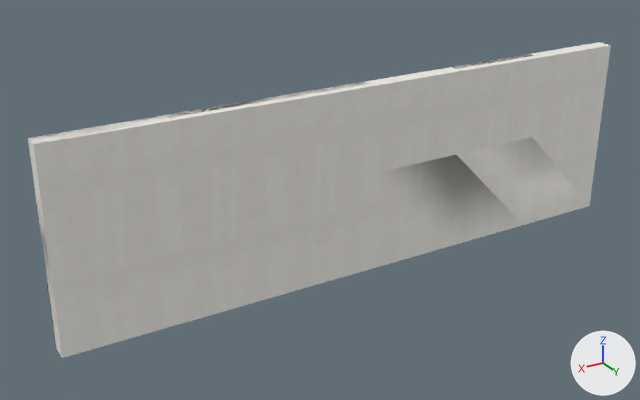
Two versions of the FBX model content/models/mgtu/wall.fbx, one commit apart.
The view is the same before and after, from a 50 mm lens placed at (9.53, 14.19, 8.56), pointed at (0.89, -0.22, 1.35). Lighting does not change. The marker at lower right points along +X, +Y and +Z. The first picture is the older version. Vertices at exactly the same position are counted once.

In view in the first picture: 'SM_Classroom_MI_PlasterWallClean_0.003'.
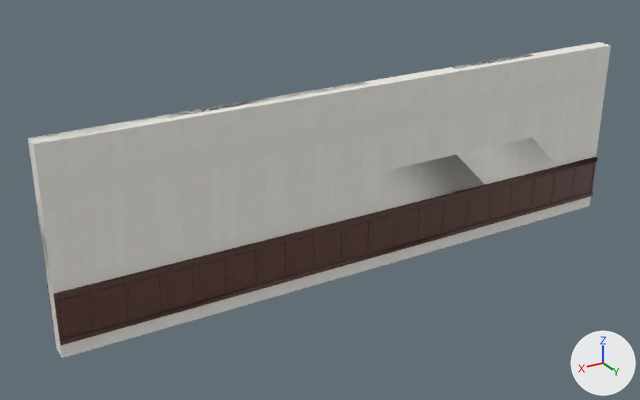
Commit message: walls fix

What differs and where, as boxes [x1, y1, x2, y2] in the pictures (640 x 400 px):
part 1 of me_sm_classroom_mi_plasterwallclean_0_004, added (brown)
    after: [53, 157, 598, 345]

Diff of the bpy script that builds the scene:
```diff
--- a/content/models/mgtu/wall.fbx.py
+++ b/content/models/mgtu/wall.fbx.py
@@ me_sm_classroom_mi_plasterwallclean_0_004 @@
 # used by ob_sm_classroom_mi_plasterwallclean_0_003; location = (0.0, 0.0, 0.86); rotation_euler = (-1.568, 3.142, 0.0), in degrees (-90, 180, 0); scale = (-0.00877, -0.00877, -0.00877)
-me_sm_classroom_mi_plasterwallclean_0_004.from_pydata(...)  # 972 vertices, 1930 faces; spans x -753.0..748.0, y -332.0..129.0, z -34.0..12.0
+me_sm_classroom_mi_plasterwallclean_0_004.from_pydata(...)  # 1842 vertices, 3644 faces; spans x -753.0..748.0, y -332.0..129.0, z -41.0..12.0
+# me_sm_classroom_mi_plasterwallclean_0_004 part 1: a new loose piece of 870 vertices spanning x -752.0..748.0, y -21.0..97.0, z -41.0..-34.0
+# other edits to the shape of me_sm_classroom_mi_plasterwallclean_0_004 do not show in these pictures
 me_sm_classroom_mi_plasterwallclean_0_004.materials.append(mat_plasterwallclean)
```
